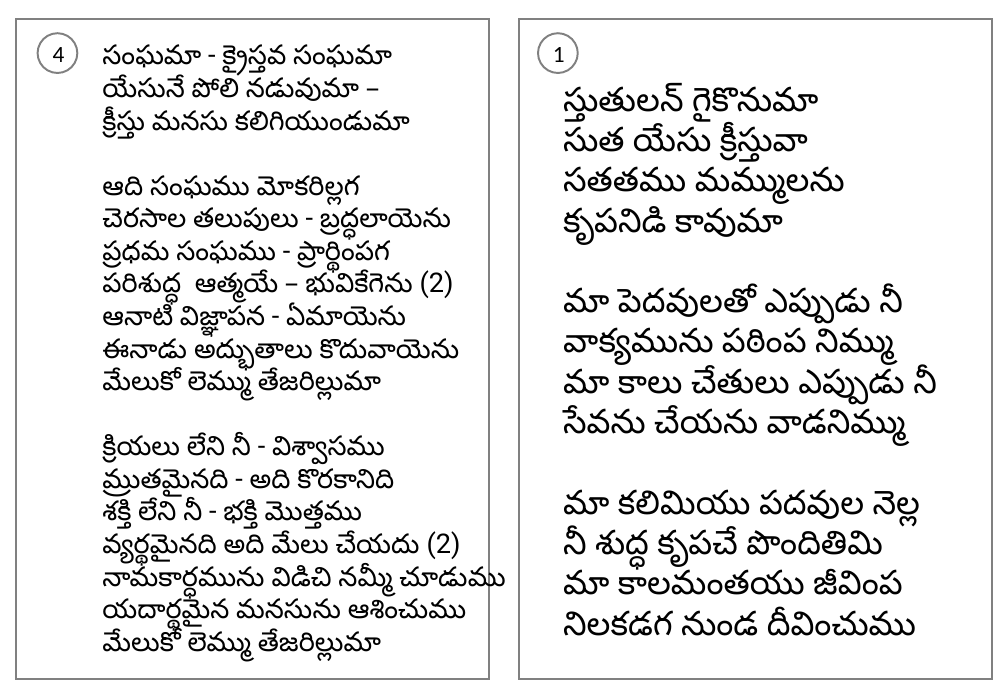
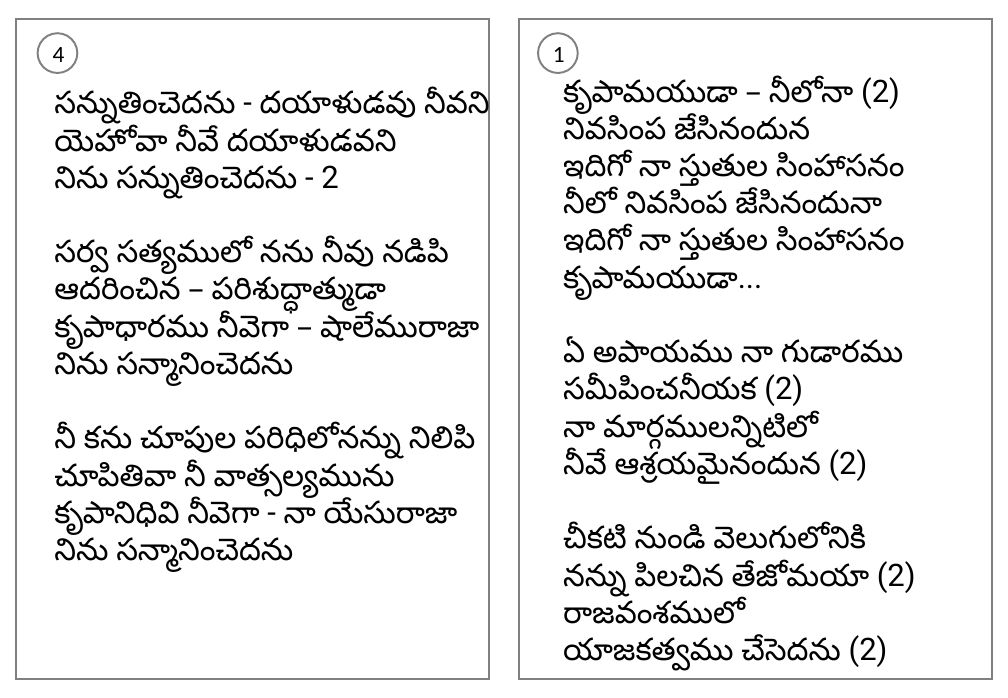
Before and after one commit to venu-webdev/songsDb, a slide deck: slide 1 of songsTemplate.pptx. Drawn at 1008x698 pixels with LibreOffice and Linux fonts; fonts in the diff are those of the drawing. Boxes give left, top, right and bottom in pixels: in the first picture for what was removed or moved away, otherwise in the second. Text is boxed around its words. In the diff, an @@ line names an element or a change of style, - is before the commit and + after.

```diff
--- a/songsTemplate.pptx
+++ b/songsTemplate.pptx
@@ text at (x1=563, y1=77, x2=916, y2=671): text changed; size 26 to 24 pt @@
-స్తుతులన్ గైకొనుమా
-సుత యేసు క్రీస్తువా
-సతతము మమ్ములను
-కృపనిడి కావుమా
-మా పెదవులతో ఎప్పుడు నీ
-వాక్యమును పఠింప నిమ్ము
-మా కాలు చేతులు ఎప్పుడు నీ
-సేవను చేయను వాడనిమ్ము
-మా కలిమియు పదవుల నెల్ల
-నీ శుద్ధ కృపచే పొందితిమి
-మా కాలమంతయు జీవింప
-నిలకడగ నుండ దీవించుము
+కృపామయుడా – నీలోనా (2)
+నివసింప జేసినందున
+ఇదిగో నా స్తుతుల సింహాసనం
+నీలో నివసింప జేసినందునా
+ఇదిగో నా స్తుతుల సింహాసనం
+కృపామయుడా...
+ఏ అపాయము నా గుడారము
+సమీపించనీయక (2)
+నా మార్గములన్నిటిలో
+నీవే ఆశ్రయమైనందున (2)
+చీకటి నుండి వెలుగులోనికి
+నన్ను పిలచిన తేజోమయా (2)
+రాజవంశములో
+యాజకత్వము చేసెదను (2)
@@ text at (x1=54, y1=91, x2=490, y2=572): text changed; size 21 to 24 pt @@
-సంఘమా - క్రైస్తవ సంఘమా
-యేసునే పోలి నడువుమా –
-క్రీస్తు మనసు కలిగియుండుమా
-ఆది సంఘము మోకరిల్లగ
-చెరసాల తలుపులు - బ్రద్ధలాయెను
-ప్రధమ సంఘము - ప్రార్థింపగ
-పరిశుద్ధ ఆత్మయే – భువికేగెను (2)
-ఆనాటి విజ్ఞాపన - ఏమాయెను
-ఈనాడు అద్భుతాలు కొదువాయెను
-మేలుకో లెమ్ము తేజరిల్లుమా
-క్రియలు లేని నీ - విశ్వాసము
-మ్రుతమైనది - అది కొరకానిది
-శక్తి లేని నీ - భక్తి మొత్తము
-వ్యర్థమైనది అది మేలు చేయదు (2)
-నామకార్ధమును విడిచి నమ్మీ చూడుము
-యదార్థమైన మనసును ఆశించుము
-మేలుకో లెమ్ము తేజరిల్లుమా
+సన్నుతించెదను - దయాళుడవు నీవని
+యెహోవా నీవే దయాళుడవని
+నిను సన్నుతించెదను - 2
+సర్వ సత్యములో నను నీవు నడిపి
+ఆదరించిన – పరిశుద్ధాత్ముడా
+కృపాధారము నీవెగా – షాలేమురాజా
+నిను సన్మానించెదను
+నీ కను చూపుల పరిధిలోనన్ను నిలిపి
+చూపితివా నీ వాత్సల్యమును
+కృపానిధివి నీవెగా - నా యేసురాజా
+నిను సన్మానించెదను
```
Also in this commit, not shown: 1 other slide changed, 5 other files.
